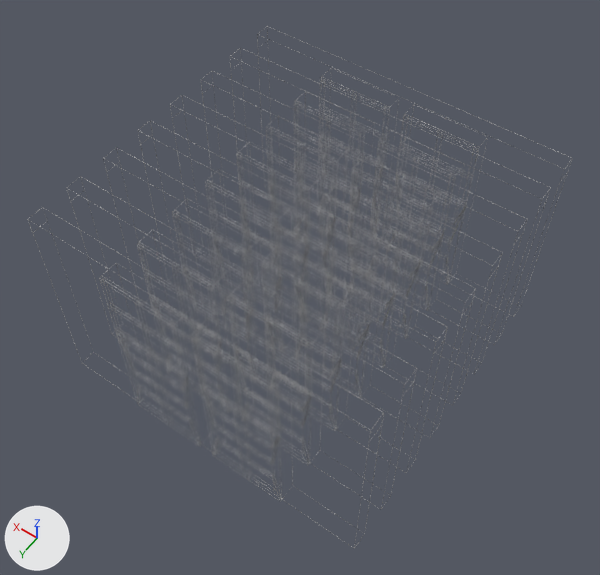
Before and after pictures for a commit that changed the Blender file assets/door.blend.
Both versions are drawn from a 50 mm camera at (-3.64, 6.82, 7.72) aimed at (-0.04, 1.79, -0.19). Every picture has the same lights, and +X, +Y and +Z are marked at lower left.

In view in the first picture: 'door'.
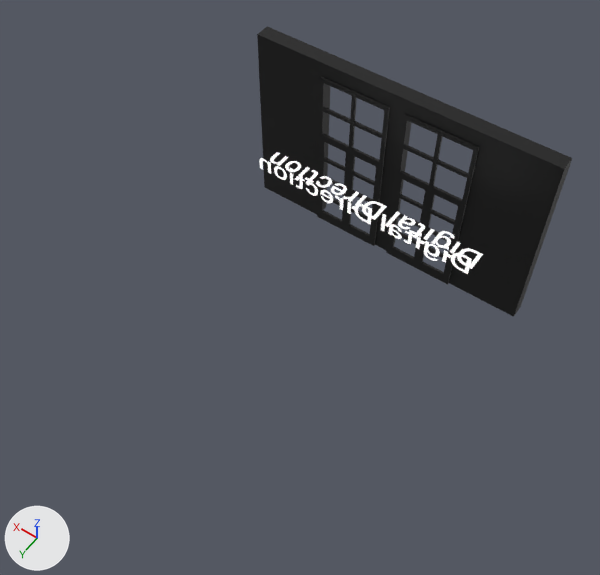
Where the change shows, as pixel boxes [x1, y1, x2, y2] in the pictures (600 x 575 px):
```json
{"object": "door", "change": "recoloured, modifiers changed", "before": [27, 26, 573, 549], "after": [257, 26, 572, 317], "on screen": "grey to black, 42% narrower, 44% shorter"}
{"object": "Text", "change": "added", "after": [270, 152, 483, 269]}
{"object": "Text.001", "change": "added", "after": [259, 158, 472, 274]}
```

Scene script edits in JSON lines:
```json
{"op": "set", "path": "mat_default_001.metallic", "old": "0.682", "new": "0.0"}
{"op": "set", "path": "mat_default_001.roughness", "old": "0.691", "new": "0.5"}
{"op": "remove", "block": "mat_default_001", "code": "mat_default_001.specular_ior_level = 0.136"}
{"op": "remove", "block": "mat_default_001", "code": "mat_default_001.sheen_weight = 0.2"}
{"op": "set", "path": "mat_default_001", "old": "principled_material('default.001')", "new": "emission_material('default.001')"}
{"op": "set", "path": "mat_default_001.base_color", "old": "(0.467, 0.467, 0.467)", "new": "(1.0, 1.0, 1.0)", "note": "grey #b6b6b6 -> white #ffffff"}
{"op": "add", "block": "mat_material", "code": ["mat_material = principled_material('Material')", "mat_material.base_color = (0.00379, 0.00379, 0.00379)  # black #0c0c0c"]}
{"block": "me_up_win_3_6_001", "where": "me_up_win_3_6_001.from_pydata(...)  # 332 vertices, 384 faces; spans x -32.0..32.0, y 0.0..41.6, z 3.4..7.1"}
{"op": "remove", "block": "me_up_win_3_6_001", "code": "me_up_win_3_6_001.materials.append(mat_default_001)  # grey #b6b6b6"}
{"op": "add", "block": "me_up_win_3_6_001", "code": "me_up_win_3_6_001.materials.append(mat_material)  # black #0c0c0c"}
{"op": "add", "block": "me_text_001", "code": ["me_text_001 = bpy.data.meshes.new('Text.001')", "me_text_001.from_pydata(...)  # 969 vertices, 941 faces; spans x 0.07..6.47, y -0.16..0.61, z 0.0", "me_text_001.materials.append(mat_default_001)  # white #ffffff"]}
{"block": "ob_door", "where": "_m = ob_door.modifiers.new('Array', 'ARRAY')"}
{"op": "set", "path": "_m.count", "old": "8", "new": "1"}
{"block": "ob_door", "where": "_m = ob_door.modifiers.new('Array', 'ARRAY')"}
{"op": "remove", "block": "ob_door", "code": "_m = ob_door.modifiers.new('Wireframe', 'WIREFRAME')"}
{"op": "remove", "block": "ob_door", "code": "_m.thickness = 0.076"}
{"op": "set", "path": "_m.relative_offset_displace", "old": "(0.0, 0.0, -2.3)", "new": "(0.0, 0.0, -2.1)"}
{"op": "add", "block": "ob_text_001", "code": ["ob_text_001 = bpy.data.objects.new('Text.001', me_text_001)", "ob_text_001.location = (-1.73, 0.77, 0.23)", "ob_text_001.rotation_euler = (1.571, 0.0, 0.0)  # degrees (90, 0, 0)", "ob_text_001.scale = (0.471, 0.471, 0.471)"]}
{"op": "add", "block": "ob_text", "code": ["ob_text = bpy.data.objects.new('Text', me_text_001.copy())", "ob_text.location = (-1.73, 0.4, 0.23)", "ob_text.scale = (0.471, 0.471, 0.471)"]}
```
